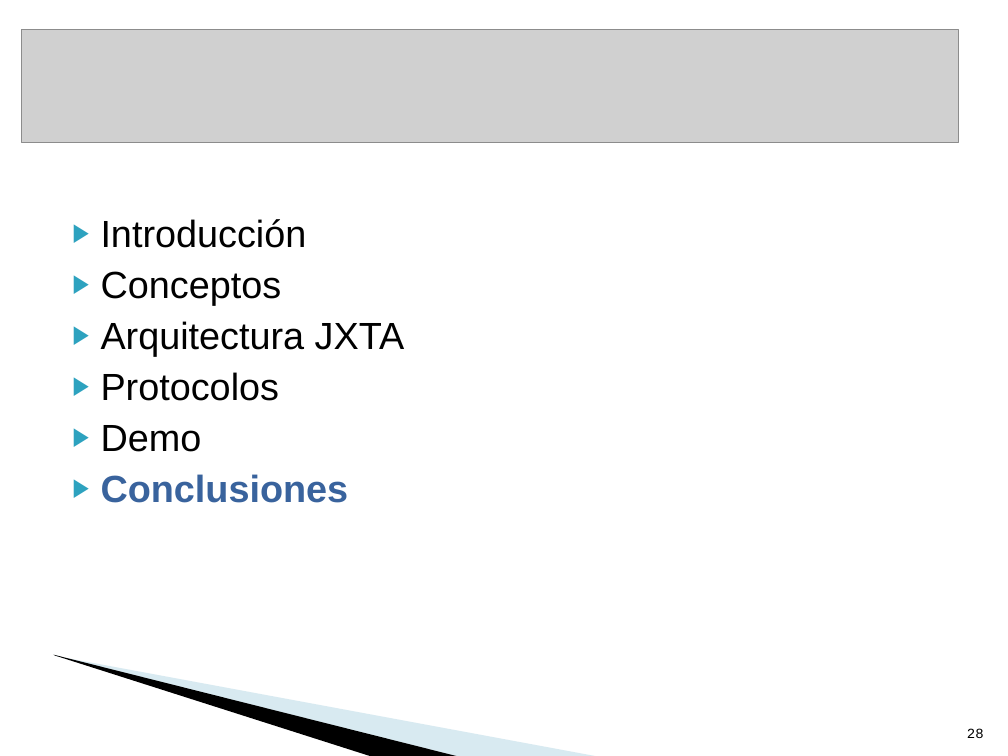
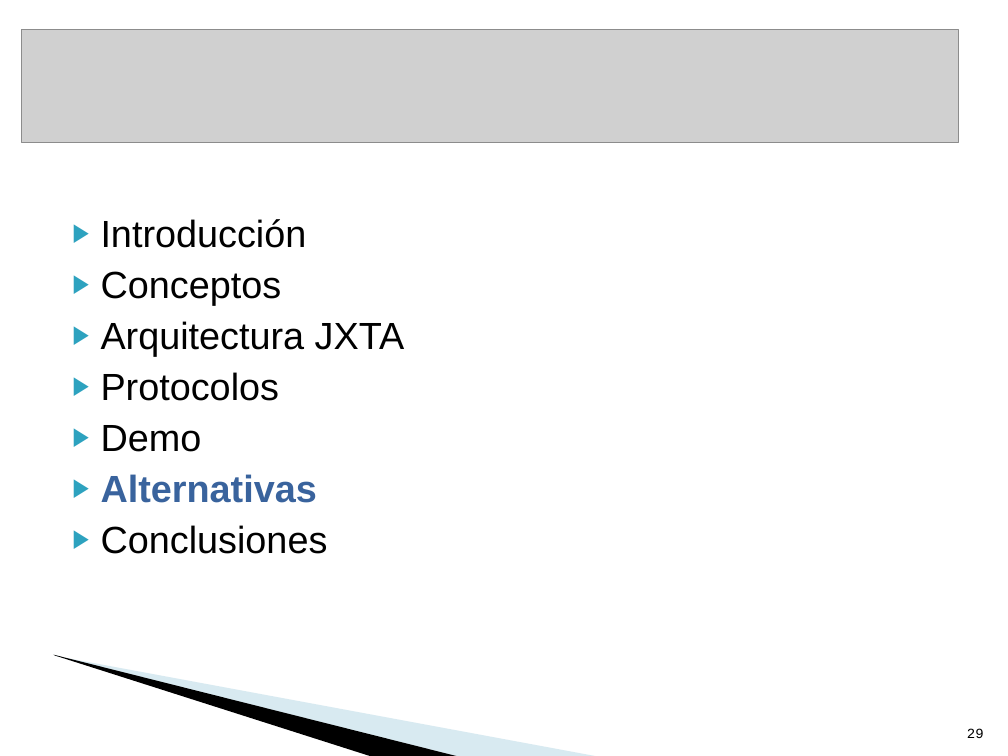
Before and after one commit to txedo/isi-practicas-5, a slide deck: slide 29 of sistemas-colaboracion/p2p-jxta/presentacion/PresentaciónColaboracion.ppt (slide 28 before the commit). Drawn at 1008x756 pixels with LibreOffice and Linux fonts; fonts in the diff are those of the drawing; grey boxes stand for pictures; background and template pictures are left out. Boxes give left, top, right and bottom in pixels: in the first picture for what was removed or moved away, otherwise in the second. Text is boxed around its words. In the diff, an @@ line names an element or a change of style, - is before the commit and + after.

Commit message:
colaborativos: * tienes, o te pego dos hostias, que poner el título en las traspas de las alternativas

```diff
--- a/sistemas-colaboracion/p2p-jxta/presentacion/PresentaciónColaboracion.ppt
+++ b/sistemas-colaboracion/p2p-jxta/presentacion/PresentaciónColaboracion.ppt
@@ text at [101,474,317,503]: paragraph added @@
+▶ Alternativas
@@ text at [101,525,328,554]: text colour #39639D to #000000, bold off in "Conclusiones" @@
@@ page number at [967,728,984,738]: text changed @@
-28
+29
```
Also in this commit, not shown: 6 other slides changed, 7 slides added, 1 other file.
